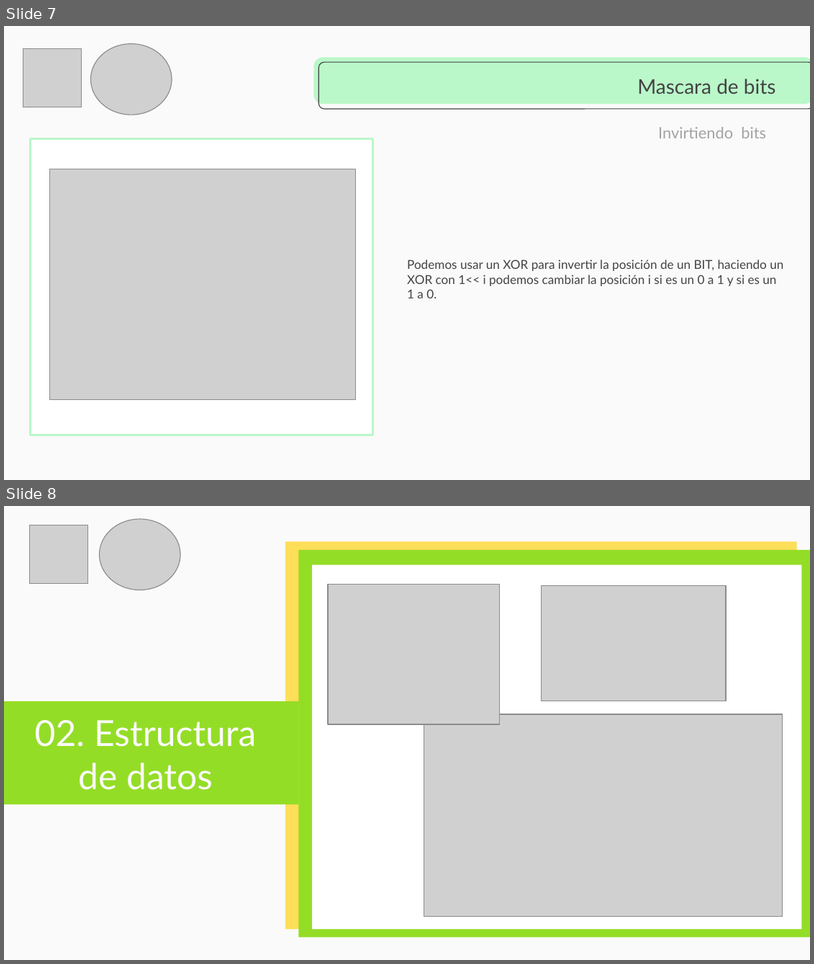
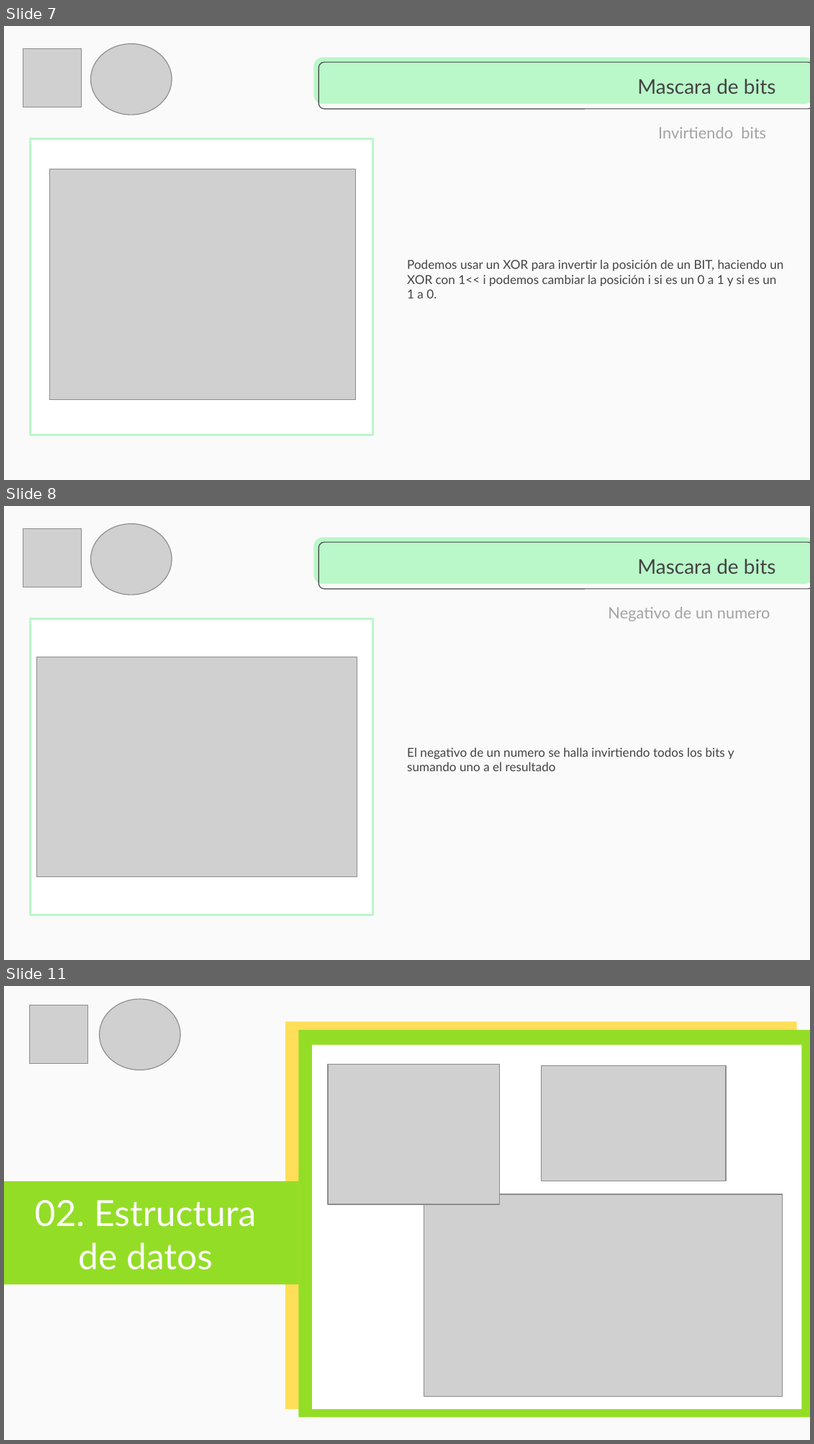
Before and after one commit to cangothic/CursoDePrgramacionCompetitiva, a slide deck: clase 4/Capacitación Maratones.pptx. Shown one above the other, each under a label of ours: slides 7 and 8 before the commit, slides 7, 8 and 11 after it; the slides between them are not shown. The pictures are 814x964 and 814x1444 pixels, drawn with LibreOffice and Linux fonts; fonts in the diff are those of the drawing; grey boxes stand for pictures. Boxes give left, top, right and bottom in pixels: in the first picture for what was removed or moved away, otherwise in the second. Text is boxed around its words. In the diff, an @@ line names an element or a change of style, - is before the commit and + after.

```diff
--- a/clase 4/Capacitación Maratones.pptx
+++ b/clase 4/Capacitación Maratones.pptx
@@ slide 8 added at (4, 506, 810, 960), background #FAFAFA; not listed: 2 template elements that a slide beside it also shows @@
@@ picture added at (91, 524, 172, 595) @@
@@ picture added at (23, 528, 82, 587) @@
@@ title added at (638, 559, 776, 574), 18 pt, text #434343 @@
+Mascara de bits
@@ text added at (608, 607, 771, 621), 14 pt, text #A3A3A3 @@
+Negativo de un numero
@@ rectangle added at (30, 619, 373, 915), fill #FFFFFF, outline #BAF7C9 2 pt @@
@@ picture added at (37, 656, 358, 877) @@
@@ subtitle added at (407, 747, 735, 771), 11 pt, text #434343 @@
+El negativo de un numero se halla invirtiendo todos los bits y sumando uno a el resultado
@@ what was slide 8 is now slide 11 @@
```
Also in this commit, not shown: 6 other slides added, 6 slides removed, 41 other files.
